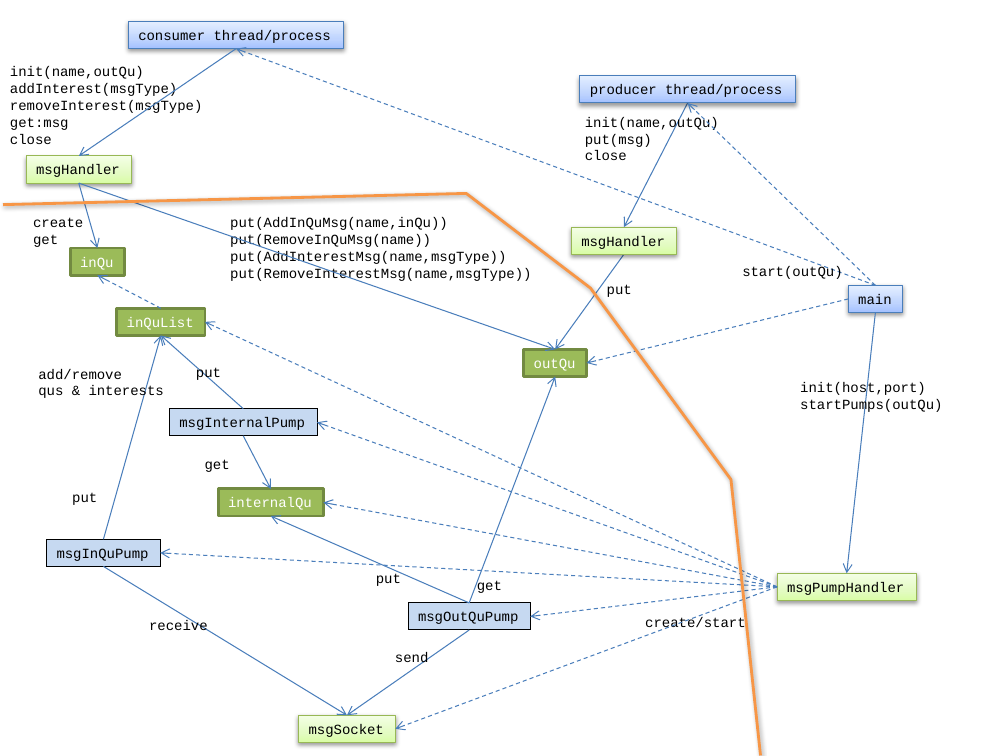
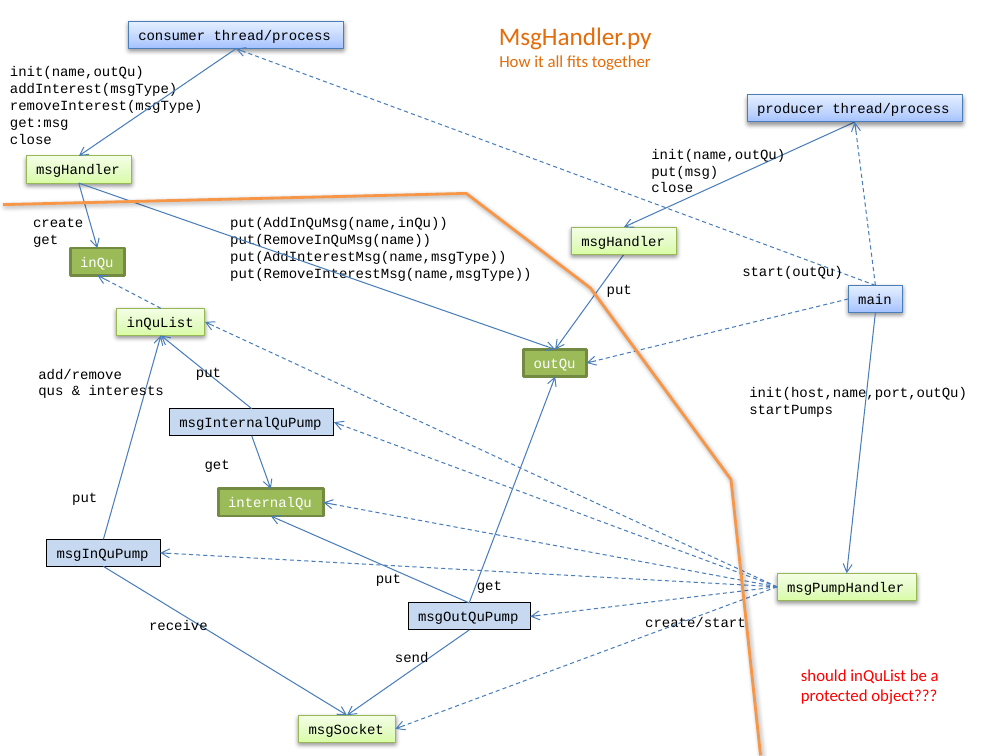
Before and after one commit to mlozborne/motin, a slide deck: slide 5 of Scripting/ScriptingDocumenation/DesignDiagrams.pptx. Drawn at 1008x756 pixels with LibreOffice and Linux fonts; fonts in the diff are those of the drawing. Boxes give left, top, right and bottom in pixels: in the first picture for what was removed or moved away, otherwise in the second. Text is boxed around its words. In the diff, an @@ line names an element or a change of style, - is before the commit and + after.

```diff
--- a/Scripting/ScriptingDocumenation/DesignDiagrams.pptx
+++ b/Scripting/ScriptingDocumenation/DesignDiagrams.pptx
@@ text added at bbox=[499, 27, 652, 70], 12 pt, text #E46C0A @@
+MsgHandler.py
+How it all fits together
@@ rectangle "producer thread/process": place and size @@
-rectangle "producer thread/process" at bbox=[580, 76, 795, 103]
+rectangle "producer thread/process" at bbox=[747, 95, 963, 122]
@@ arrow moved from (687, 103) - (624, 227) to (855, 122) - (624, 227) @@
@@ text "init(name,outQu)" rewrapped from bbox=[585, 117, 719, 160] to bbox=[651, 149, 785, 197] @@
@@ arrow moved from (876, 285) - (687, 103) to (876, 285) - (855, 122) @@
@@ rectangle "inQuList" at bbox=[117, 308, 206, 336]: text colour #FFFFFF to #000000; fill #9BBB59 to gradient #DAFDA7 to #E4FCC2 to #F5FFE7; outline #738A42 2 pt to #98B955 0.75 pt; shadow on @@
@@ arrow moved from (243, 408) - (161, 336) to (252, 408) - (161, 336) @@
@@ text at bbox=[749, 387, 967, 417]: text changed @@
-init(host,port)
-startPumps(outQu)
+init(host,name,port,outQu)
+startPumps
@@ rectangle "msgInternalQuPump": place and size @@
-rectangle "msgInternalQuPump" at bbox=[169, 408, 317, 435]
+rectangle "msgInternalQuPump" at bbox=[169, 408, 334, 435]
@@ text in rectangle at bbox=[179, 417, 321, 430]: text changed @@
-msgInternalPump
+msgInternalQuPump
@@ arrow moved from (243, 435) - (271, 489) to (252, 435) - (271, 489) @@
@@ arrow moved from (777, 587) - (318, 422) to (777, 587) - (334, 422) @@
@@ text added at bbox=[801, 669, 939, 704], 12 pt, text #FF0000 @@
+should inQuList be a protected object???
```
Also in this commit, not shown: 5 other slides changed, 2 slides removed, 1 other file.
